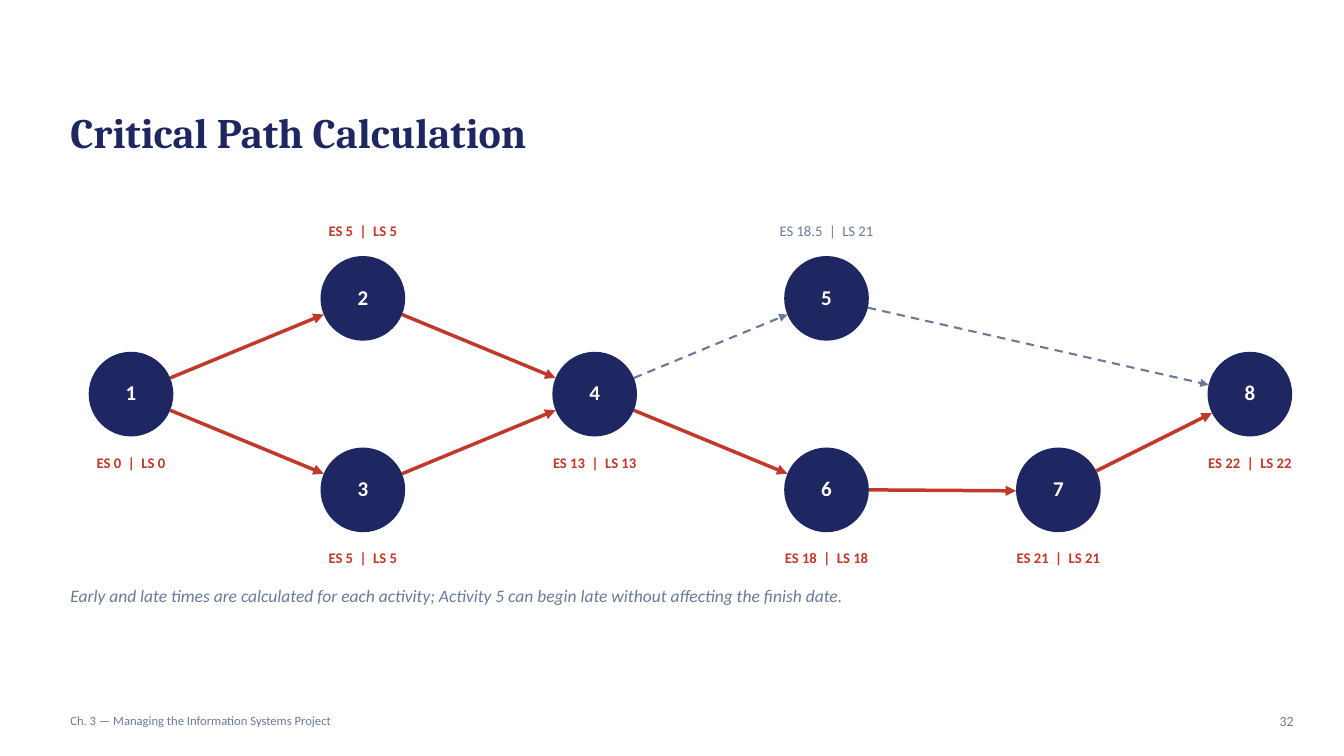
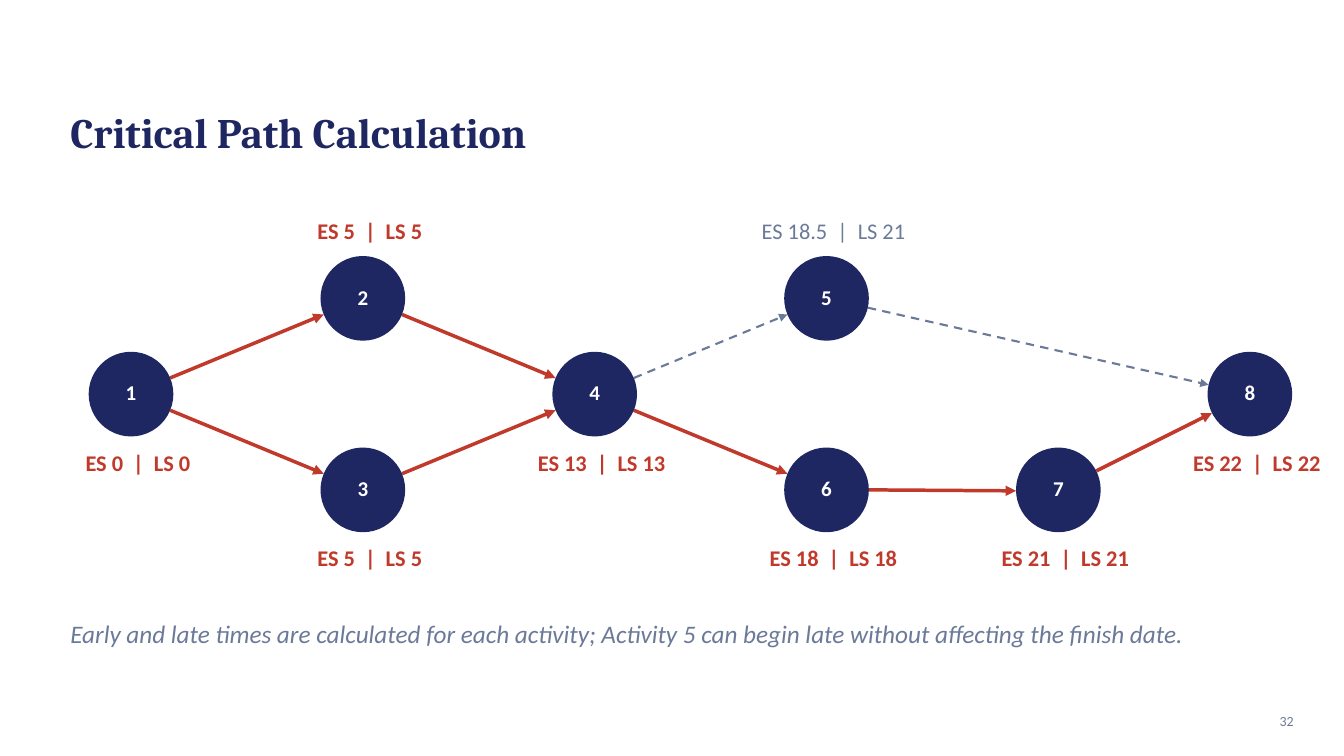
Before and after one commit to shakiliitju/Masters-in-IT, a slide deck: slide 29 of Chapter One 1448/IT 611_Advanced Information Systems Analysis and Design/Lectute Slides/hoffer_msad6e_ch03_updated.pptx. Drawn at 1344x756 pixels with LibreOffice and Linux fonts; fonts in the diff are those of the drawing. Boxes give left, top, right and bottom in pixels: in the first picture for what was removed or moved away, otherwise in the second. Text is boxed around its words. In the diff, an @@ line names an element or a change of style, - is before the commit and + after.

Commit message:
Update IT course lecture materials
Added updated lecture slide PDFs and PowerPoint files for IT 611 Systems Analysis and Design and IT 641 Data Management and Governance, including new Week 1 and revised chapter materials. Removed older ER/SQL lecture files that were superseded by the refreshed course content.

```diff
--- a/Chapter One 1448/IT 611_Advanced Information Systems Analysis and Design/Lectute Slides/hoffer_msad6e_ch03_updated.pptx
+++ b/Chapter One 1448/IT 611_Advanced Information Systems Analysis and Design/Lectute Slides/hoffer_msad6e_ch03_updated.pptx
@@ size 10.5 to 16 pt in 8 elements at (x1=86, y1=456, x2=190, y2=471), (x1=317, y1=224, x2=422, y2=239), (x1=317, y1=551, x2=422, y2=566), (x1=538, y1=456, x2=666, y2=471), (x1=762, y1=223, x2=905, y2=239), (x1=770, y1=550, x2=897, y2=566), (x1=1002, y1=551, x2=1129, y2=566), (x1=1193, y1=456, x2=1321, y2=471) @@
@@ text "Early and late times are ..." moved from (x1=70, y1=590, x2=842, y2=605) to (x1=70, y1=625, x2=1182, y2=648) @@
@@ text "Early and late times are ..." at (x1=70, y1=625, x2=1182, y2=648): size 12.5 to 18 pt @@
@@ text removed at (x1=70, y1=716, x2=331, y2=727) @@
-Ch. 3 — Managing the Information Systems Project
```
Also in this commit, not shown: 24 other slides changed, 9 other files.
